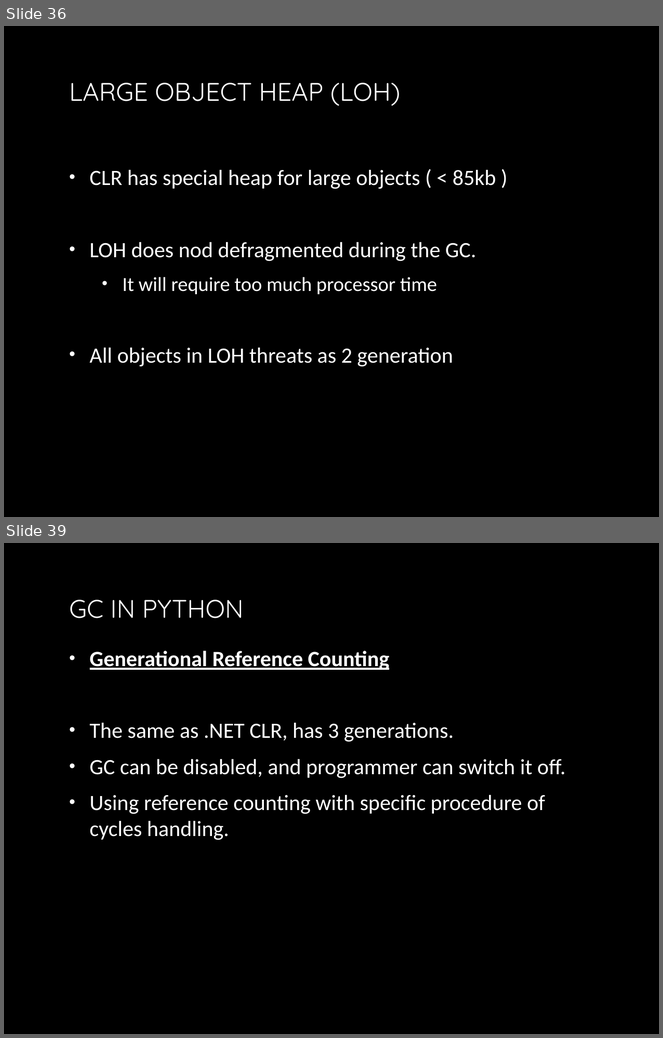
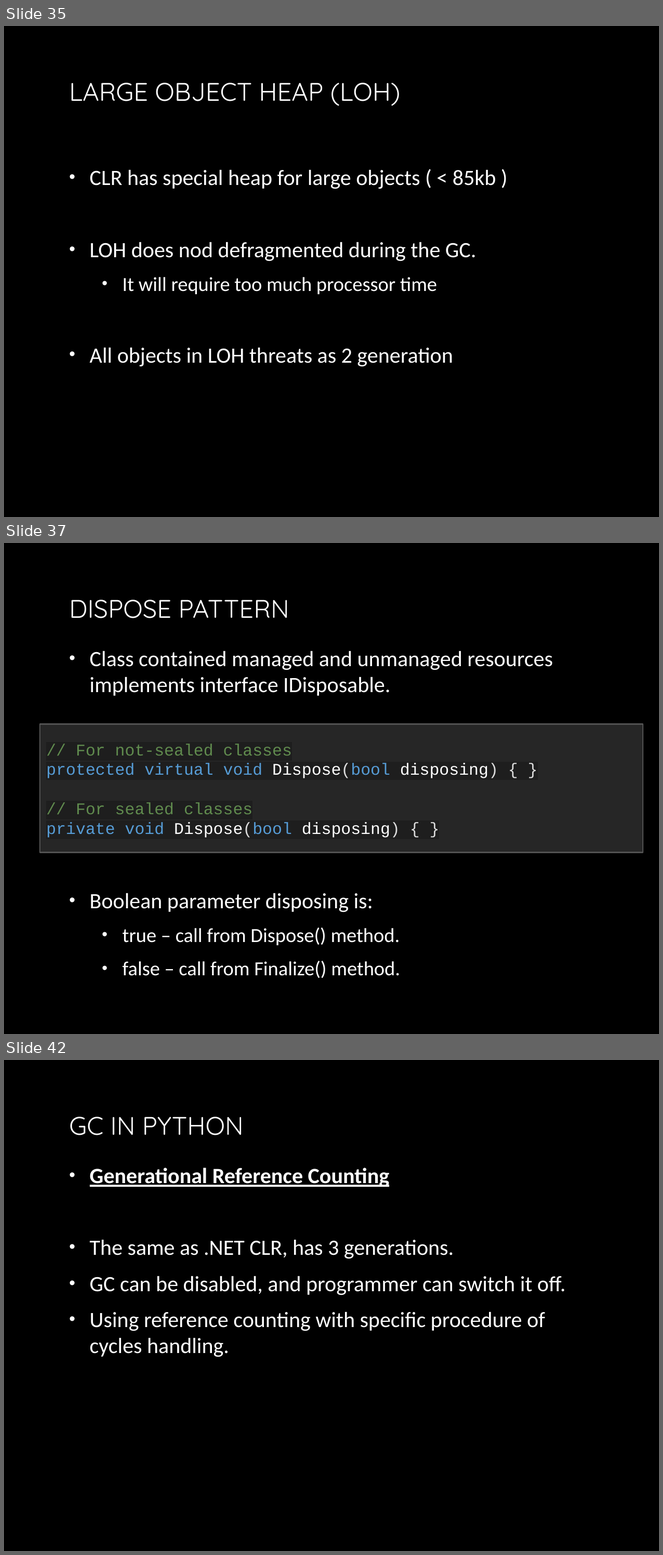
Before and after one commit to yuriyshapovalov/slides, a slide deck: ppt/Garbage collection in dotnet.pptx. Shown one above the other, each under a label of ours: slides 36 and 39 before the commit, slides 35, 37 and 42 after it; the slides between them are not shown. The pictures are 663x1038 and 663x1555 pixels, drawn with LibreOffice and Linux fonts; fonts in the diff are those of the drawing; background and template pictures are left out. Boxes give left, top, right and bottom in pixels: in the first picture for what was removed or moved away, otherwise in the second. Text is boxed around its words. In the diff, an @@ line names an element or a change of style, - is before the commit and + after.

```diff
--- a/ppt/Garbage collection in dotnet.pptx
+++ b/ppt/Garbage collection in dotnet.pptx
@@ slide 37 added at [4,543,659,1034], background picture (left out) @@
@@ title added at [69,600,289,618], 28 pt, text gradient #FFFFFF to #BFBFBF @@
+DISPOSE PATTERN
@@ text added at [90,651,553,978], 24 pt, text gradient #FFFFFF to #BFBFBF @@
+• Class contained managed and unmanaged resources implements interface IDisposable.
+• Boolean parameter disposing is:
+  • true – call from Dispose() method.
+  • false – call from Finalize() method.
@@ rectangle added at [40,724,644,853], fill #262626, outline #525252 1.5 pt, 18 pt, text #608B4E @@
+// For not-sealed classes
+protected virtual void Dispose(bool disposing) { }
+// For sealed classes
+private void Dispose(bool disposing) { }
@@ what was slide 36 is now slide 35 @@
@@ what was slide 39 is now slide 42 @@
```
Also in this commit, not shown: 3 slides changed, 3 other slides added, 1 slide removed.
